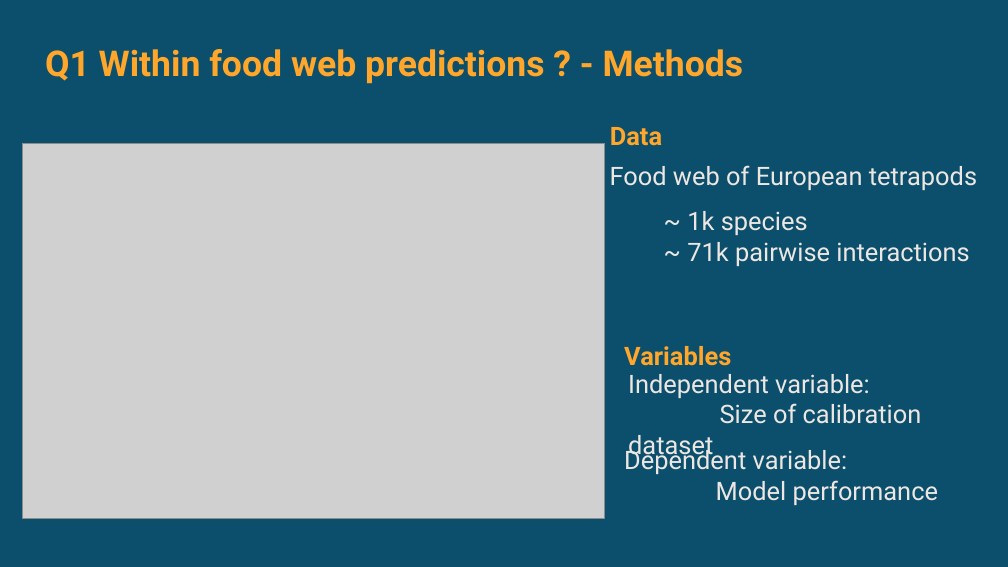
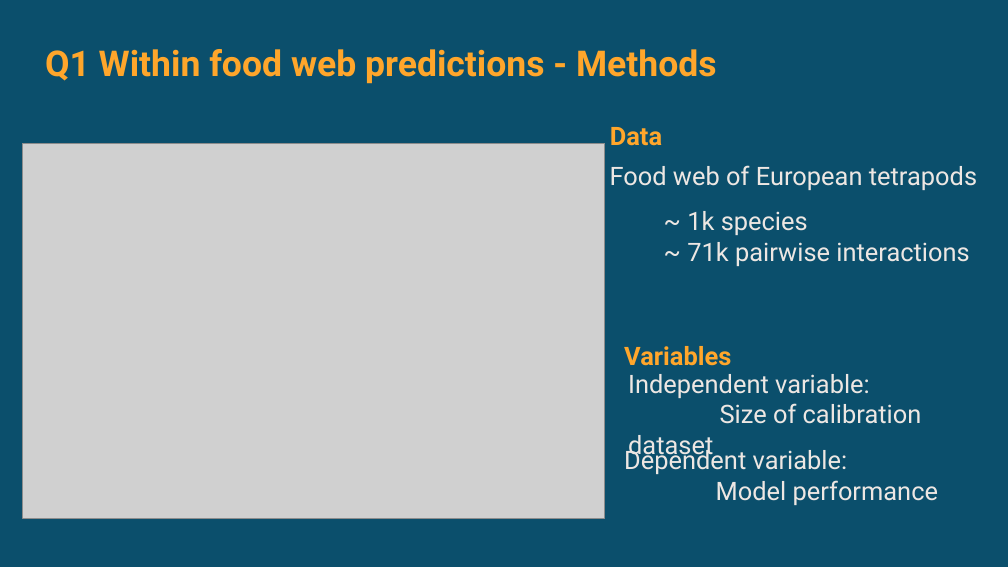
Before and after one commit to DominiqueCaron/ESA2022_talk, a slide deck: slide 7 of slides.odp. Drawn at 1008x567 pixels with LibreOffice and Linux fonts; fonts in the diff are those of the drawing; grey boxes stand for pictures. Boxes give left, top, right and bottom in pixels: in the first picture for what was removed or moved away, otherwise in the second. Text is boxed around its words. In the diff, an @@ line names an element or a change of style, - is before the commit and + after.

```diff
--- a/slides.odp
+++ b/slides.odp
@@ text at [45, 49, 717, 84]: text changed @@
-Q1 Within food web predictions ? - Methods
+Q1 Within food web predictions - Methods
```
Also in this commit, not shown: 3 other slides changed, 2 other files.
